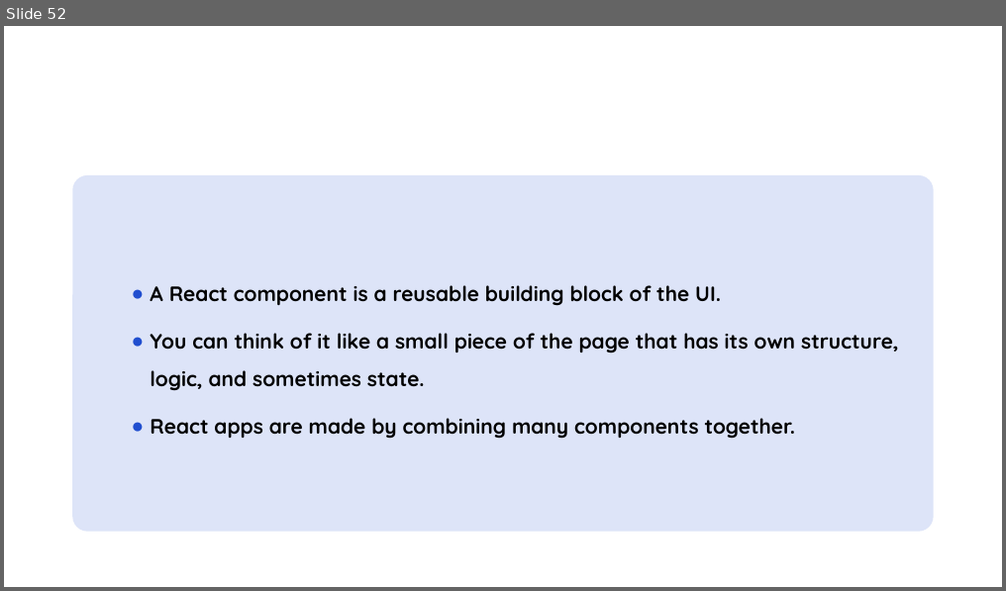
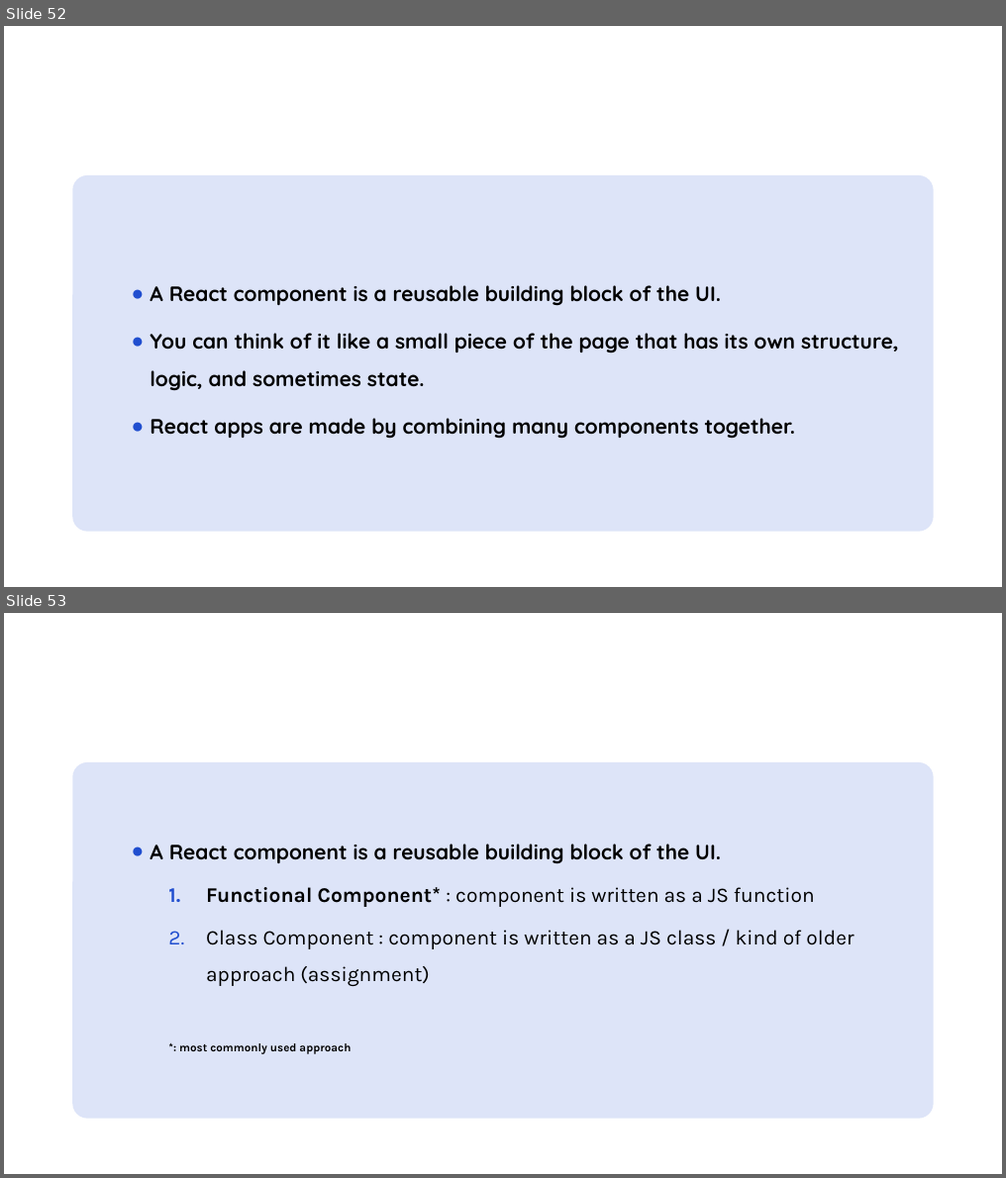
Before and after one commit to RakeshdotKR/SW_CSE_B1.4_Internship, a slide deck: Day/Day12/ReactJS_Fundamentals.pptx. Shown one above the other, each under a label of ours: slide 52 before the commit, slides 52 and 53 after it. The pictures are 1006x591 and 1006x1178 pixels, drawn with LibreOffice and Linux fonts; fonts in the diff are those of the drawing; background and template pictures are left out. Boxes give left, top, right and bottom in pixels: in the first picture for what was removed or moved away, otherwise in the second. Text is boxed around its words. In the diff, an @@ line names an element or a change of style, - is before the commit and + after.

```diff
--- a/Day/Day12/ReactJS_Fundamentals.pptx
+++ b/Day/Day12/ReactJS_Fundamentals.pptx
@@ slide 53 added at bbox=[4, 613, 1002, 1174], background #FFFFFF @@
@@ text added at bbox=[73, 762, 934, 1119], fill #DDE4F8, 20 pt, text #000000 @@
+● A React component is a reusable building block of the UI.
+  1. Functional Component* : component is written as a JS function
+  2. Class Component : component is written as a JS class / kind of older approach (assignment)
+  *: most commonly used approach
@@ title added at bbox=[169, 845, 228, 861], 44 pt, text #FFFFFF, bold @@
+React Components
```
Also in this commit, not shown: 7 slides changed.
